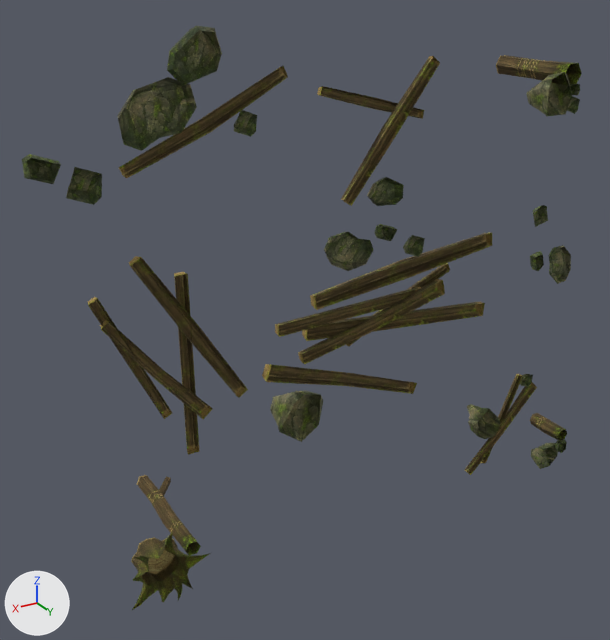
A saved change to the OBJ model sceneobjs/zhanchang_fuben_303/zhanchang_fuben_303_diji01.obj.
Camera for both pictures: a camera (50 mm lens) standing at (580.0, 780.0, 391.0) and looking at (59.0, -89.0, -43.0). The lights are fixed; the arrows at lower left show +X, +Y and +Z. Where no turn or scale is listed for an object, it has been applied to the vertices. Vertices at the same position are counted once.

In view in the first picture: 'zhanchang_fuben_303_diji01'.
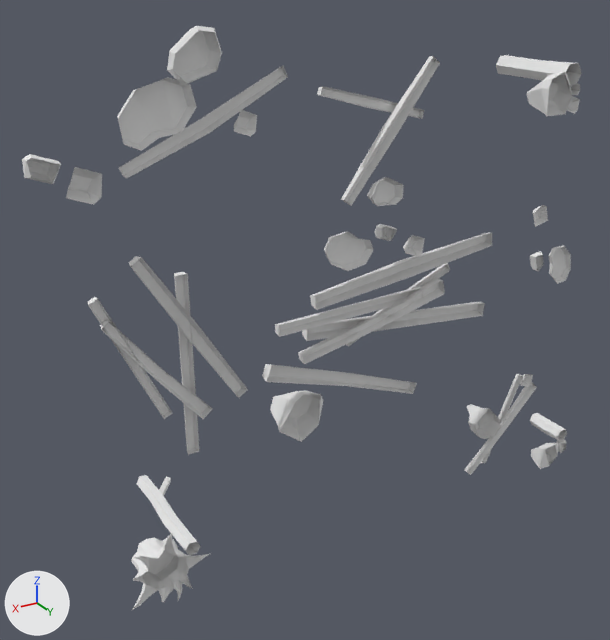
The change in detail:
Material 'material_3' (mat_material_3_1) is new.
Its base color is (0.8, 0.8, 0.8) (white #e7e7e7).
Its roughness is 1.0.
Material 'material_1' (mat_material_1_1) is new.
Its base color is (0.8, 0.8, 0.8) (white #e7e7e7).
Its roughness is 1.0.
Material 'material_2' (mat_material_2_1) is new.
Its base color is (0.8, 0.8, 0.8) (white #e7e7e7).
Its roughness is 1.0.
me_zhanchang_fuben_303_diji01 has 692 vertices, 1032 faces and spans x -373.0..407.0, y -166.0..4.0, z -353.0..331.0.
me_zhanchang_fuben_303_diji01 is used by ob_zhanchang_fuben_303_diji01; location (0.0, 0.0, 0.0).
me_zhanchang_fuben_303_diji01 part 1: all 221 faces that had it switch from mat_material_2 (picture img_zhanchang_fuben_303_diji01_02_a_png) to mat_material_2_1 (white #e7e7e7).
me_zhanchang_fuben_303_diji01 part 2: all 474 faces that had it switch from mat_material_3 (picture img_zhanchang_fuben_303_diji01_03_a_png) to mat_material_3_1 (white #e7e7e7).
me_zhanchang_fuben_303_diji01 part 3: all 337 faces that had it switch from mat_material_1 (picture img_zhanchang_fuben_303_diji01_01_a_png) to mat_material_1_1 (white #e7e7e7).

Where the change shows, as pixel boxes [x1, y1, x2, y2] in the pictures (610 x 640 px):
part 1 of me_zhanchang_fuben_303_diji01, recoloured (brown to grey)
    both: [131, 531, 211, 611]
part 2 of me_zhanchang_fuben_303_diji01, recoloured (green to grey)
    both: [22, 26, 580, 469]
part 3 of me_zhanchang_fuben_303_diji01, recoloured (brown to grey)
    both: [88, 55, 582, 574]
